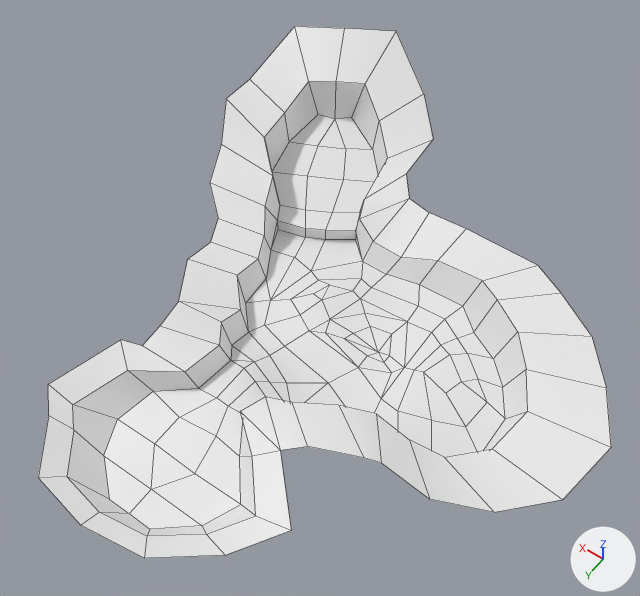
One commit to the FBX model Assets/Models/Levels/DesertTemple/DesertTemple.fbx: the scene before it, then after it.
Both versions are drawn from a camera (50 mm lens) standing at (-171.0, 94.0, 375.0) and looking at (-7.0, -135.0, 14.0). Lighting does not change. The marker at lower right points along +X, +Y and +Z. Mesh edges are drawn as thin lines. Where no turn or scale is listed for an object, it has been applied to the vertices.

The scene before the commit, as lines of its bpy script (objects in view):
```python
me_plane_001 = bpy.data.meshes.new('Plane.001')
me_plane_001.from_pydata(...)  # 199 vertices, 194 faces; spans x -165.0..127.0, y -324.0..26.0, z -12.0..40.0
# before: 28 (54.0, -178.0, -3.0) at pixel (277, 220)
# before: 29 (13.0, -198.0, -3.0) at pixel (355, 230)
ob_terrain = bpy.data.objects.new('Terrain', me_plane_001)
ob_terrain.location = (0.0, 0.0, 0.0)
```
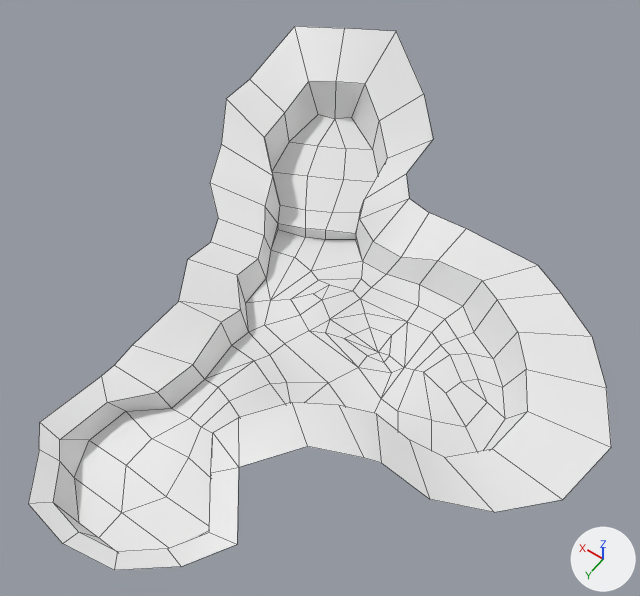
The newer file is also turned or shifted as a whole; pictures and numbers use the older file's frame.

Where the change shows, as pixel boxes [x1, y1, x2, y2] in the pictures (640 x 596 px; the box of a moved part takes in the faces that stretch with it):
'Terrain', reshaped
    before: [38, 26, 611, 558]
    after: [28, 26, 611, 570]
part 1 of me_plane_001, built on
    before: [38, 301, 407, 558]
    after: [28, 301, 407, 570]
part 2 of me_plane_001, moved or reshaped
    both: [265, 177, 305, 249]
part 3 of me_plane_001, moved or reshaped
    both: [325, 201, 373, 260]

The change, as a diff of the scene's bpy script:
```diff
--- a/Assets/Models/Levels/DesertTemple/DesertTemple.fbx.py
+++ b/Assets/Models/Levels/DesertTemple/DesertTemple.fbx.py
@@ mat_ground @@
+mat_ground = principled_material('ground')
+mat_ground.base_color = (0.8, 0.8, 0.8)  # white #e7e7e7
@@ mat_wall @@
+mat_wall = principled_material('wall')
+mat_wall.base_color = (0.8, 0.8, 0.8)  # white #e7e7e7
@@ me_plane_001 @@
 # used by ob_terrain; location = (0.0, 0.0, 0.0)
 # verts and faces of me_plane_001; kept vertices keep their numbers, new ones are numbered from 199
-me_plane_001.from_pydata(...)  # 199 vertices, 194 faces; spans x -165.0..127.0, y -324.0..26.0, z -12.0..40.0
+me_plane_001.from_pydata(...)  # 199 vertices, 195 faces; spans x -165.0..127.0, y -324.0..36.0, z -12.0..40.0
+# me_plane_001 part 1
+# 1 face is deleted
+# 16 vertices in x -40.0..44.0, y -83.0..6.0, z -2.0..20.0 move by (3.0, 16.0, 0.0)
+# 7 vertices in x -21.0..28.0, y -71.0..6.0, z -2.0..15.0 move by (4.0, 16.0, 0.0)
+# 5 vertices in x -25.0..44.0, y -80.0..-45.0, z 0.0..21.0 move by (3.0, 17.0, 0.0)
+# 4 vertices in x -43.0..-12.0, y -150.0..-86.0, z -6.0..1.0 move by (0.0, 0.0, -1.0)
+# 21 vertices move from x -71.0..67.0, y -111.0..26.0, z -6.0..21.0 to x -56.0..55.0, y -111.0..36.0, z -4.0..21.0
+# 2 new faces join them, mat_wall (white #e7e7e7)
+# me_plane_001 part 2
+verts[28] = (54.0, -178.0, -6.0)  # moved, pixel (277, 223)
+# me_plane_001 part 3
+verts[29] = (13.0, -198.0, -6.0)  # moved, pixel (355, 233)
+me_plane_001.materials.append(mat_ground)  # white #e7e7e7
+me_plane_001.materials.append(mat_wall)  # white #e7e7e7
```
